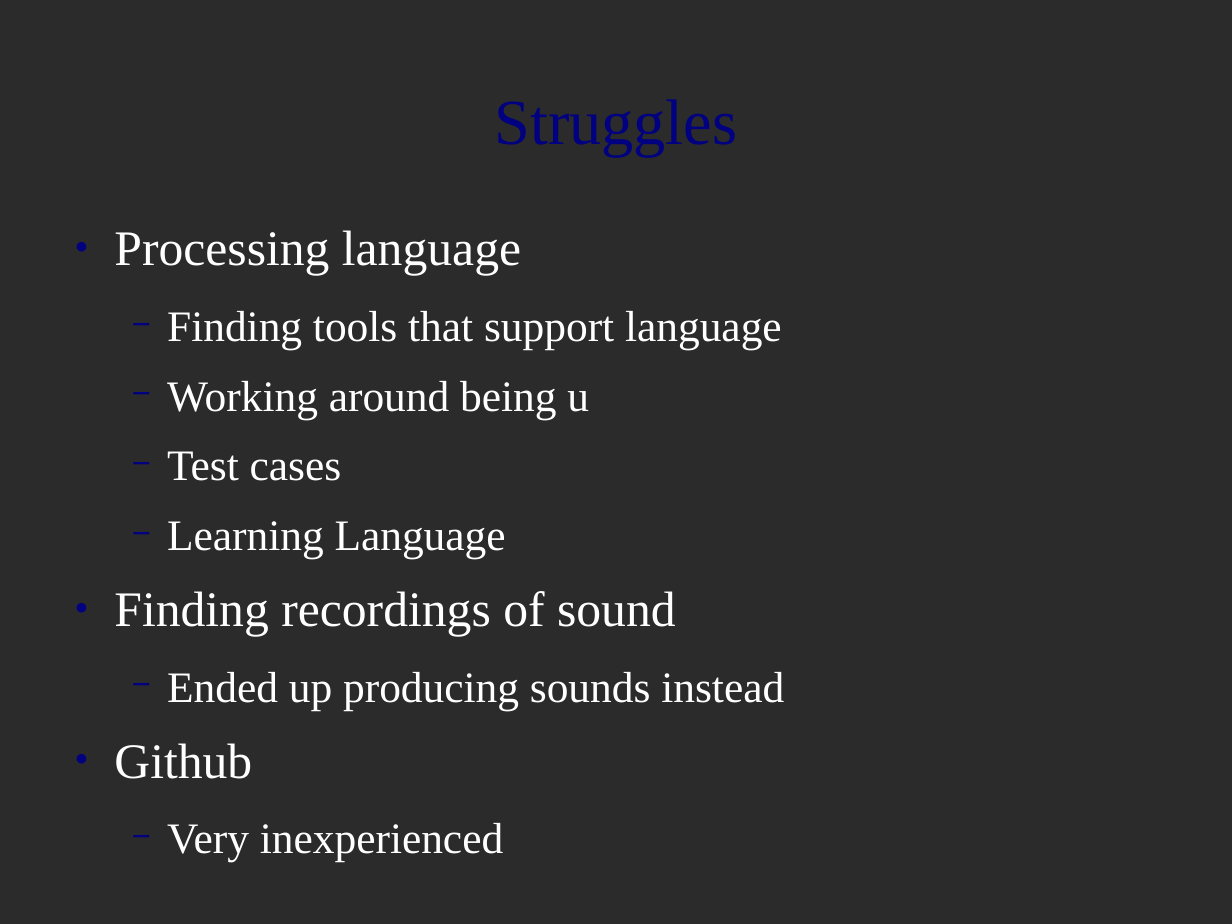
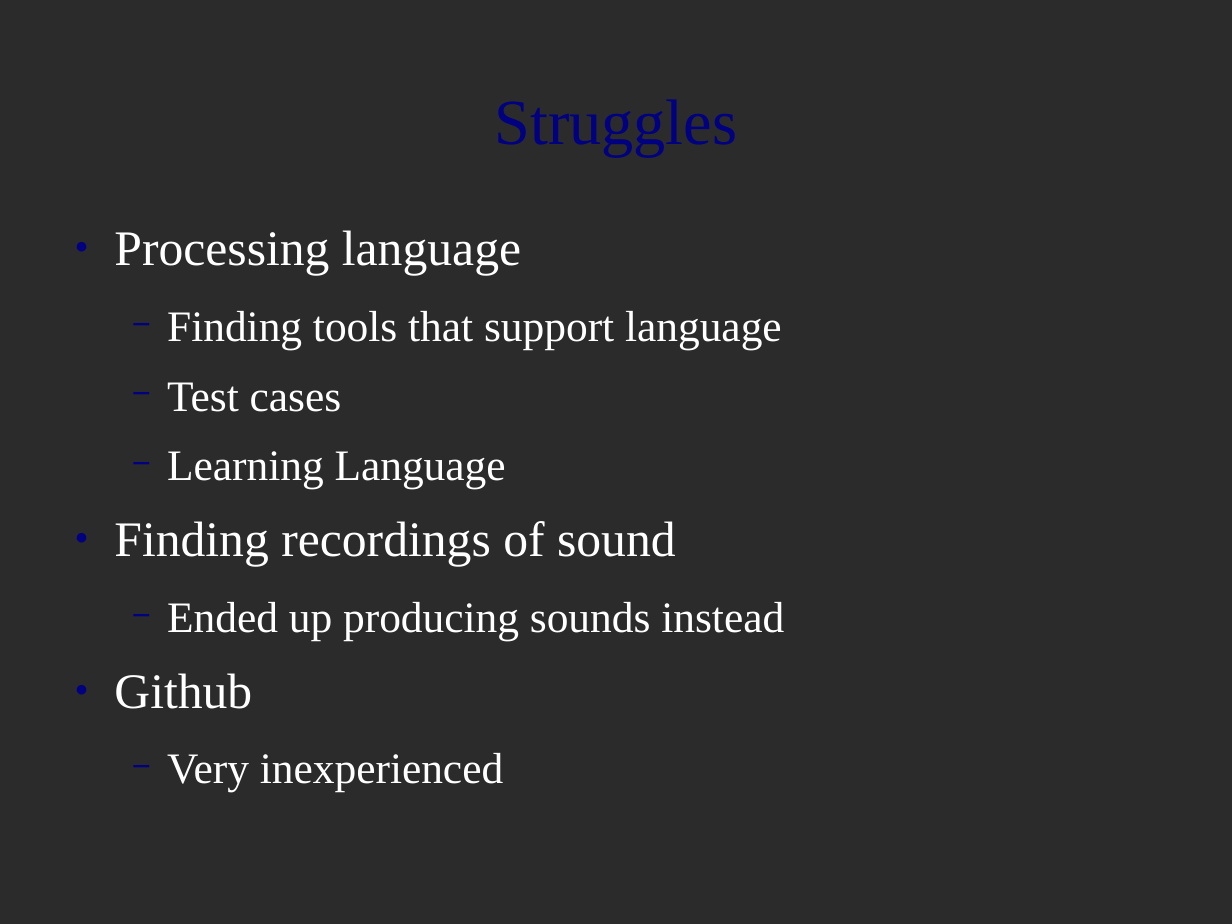
Before and after one commit to cala9649/KeyPlayer, a slide deck: slide 9 of KeyPlayerPresentation.odp. Drawn at 1232x924 pixels with LibreOffice and Linux fonts; fonts in the diff are those of the drawing; background and template pictures are left out; a plain dark background stands for a picture behind light text. Boxes give left, top, right and bottom in pixels: in the first picture for what was removed or moved away, otherwise in the second. Text is boxed around its words. In the diff, an @@ line names an element or a change of style, - is before the commit and + after.

```diff
--- a/KeyPlayerPresentation.odp
+++ b/KeyPlayerPresentation.odp
@@ text at [167,381,589,419]: paragraph removed @@
-  − Working around being u
```
Also in this commit, not shown: 1 other slide changed.
